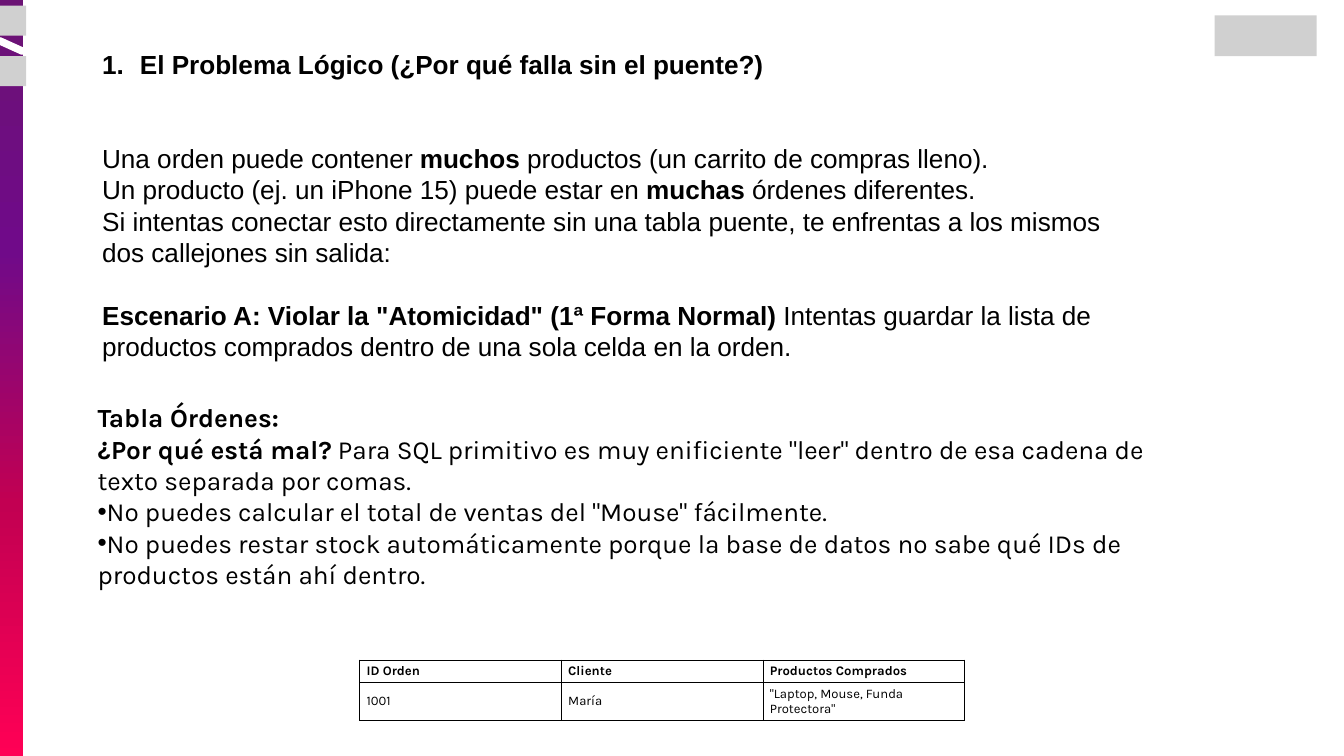
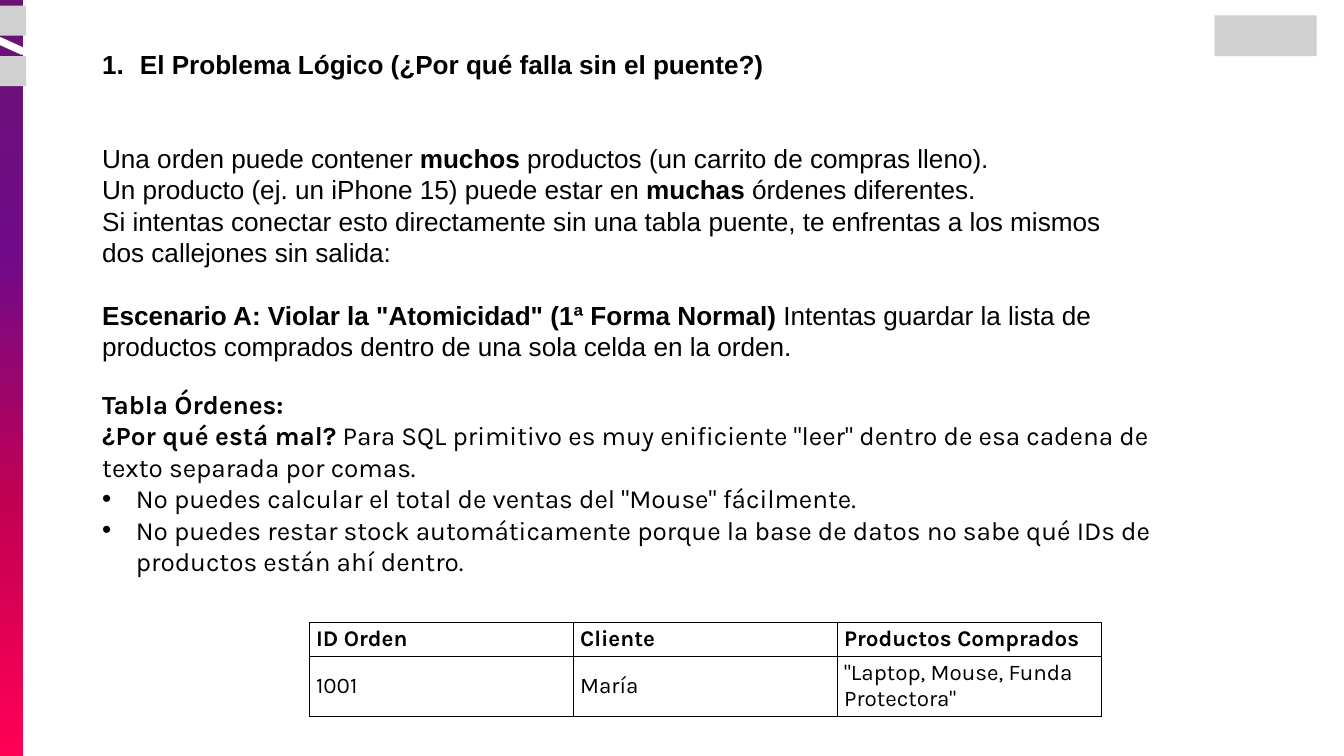
Before and after one commit to Armosque/curso-ingenieria-de-datos, a slide deck: slide 62 of modulo-02_bases_datos/01_BD Relacionales - Postgres/clases/03_Diseño Relacional.pptx (slide 61 before the commit). Drawn at 1344x756 pixels with LibreOffice and Linux fonts; fonts in the diff are those of the drawing; grey boxes stand for pictures. Boxes give left, top, right and bottom in pixels: in the first picture for what was removed or moved away, otherwise in the second. Text is boxed around its words. In the diff, an @@ line names an element or a change of style, - is before the commit and + after.

```diff
--- a/modulo-02_bases_datos/01_BD Relacionales - Postgres/clases/03_Diseño Relacional.pptx
+++ b/modulo-02_bases_datos/01_BD Relacionales - Postgres/clases/03_Diseño Relacional.pptx
@@ text "Tabla Órdenes:": place and size @@
-text "Tabla Órdenes:" at (98, 404, 1144, 590)
+text "Tabla Órdenes:" at (102, 391, 1150, 577)
@@ text at (136, 488, 1150, 577): indent changed @@
@@ table at (309, 622, 1101, 716) @@
@@ size 14 to 24 pt @@
@@ table: place and size @@
-table at (360, 660, 965, 720)
+table at (309, 622, 1101, 716)
```
Also in this commit, not shown: 17 other slides changed, 1 slide added, 1 other file.
